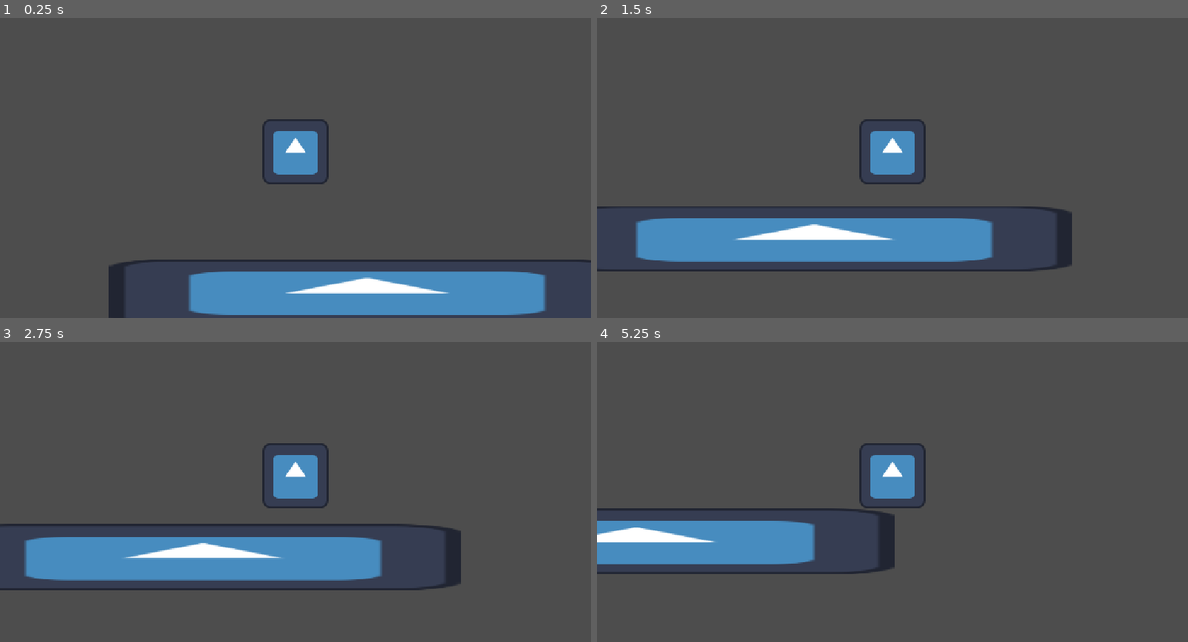
Above: before the commit, frames 1-4 (two rows, left to right).
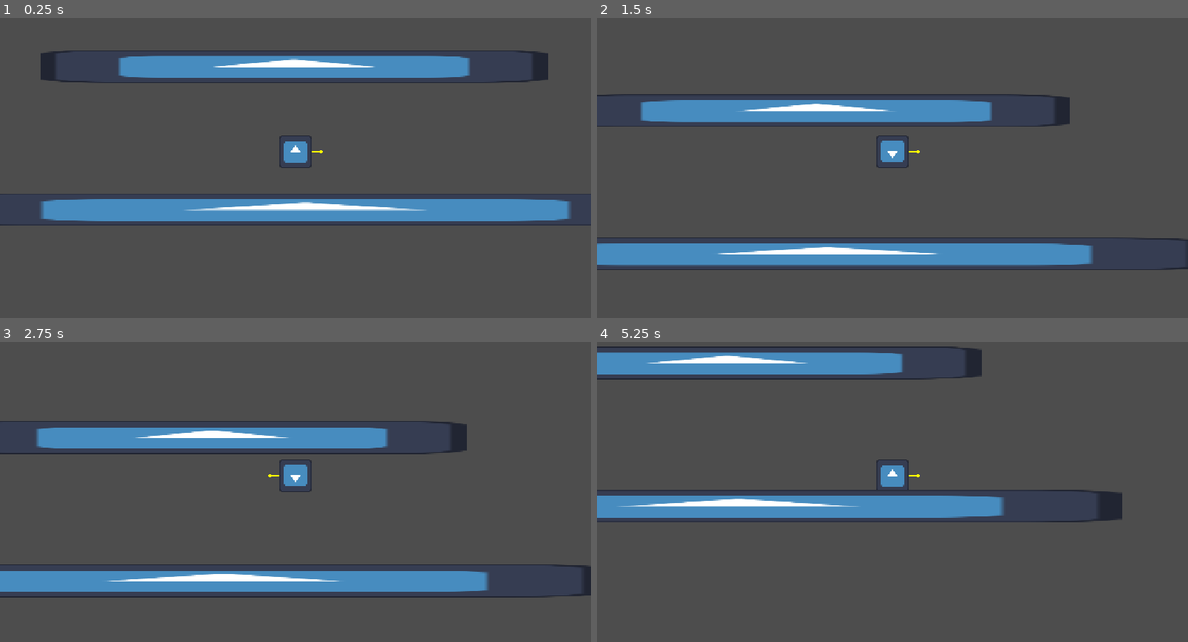
Above: after the commit, the same moments.

Repository: Astein111/Gamedev
Game: Godot game, scene res://scenes/main.tscn
Two runs of this game, one before a commit and one after it. Both use one fixed random seed, a clock stepped at 60 frames per second and the inputs below. The engine's default icon, where the game draws it, is replaced by a stand-in: a white triangle on a blue panel in a dark square.
Inputs:
- Up to frame 1 (0.25 s): no input
- Up to frame 2 (1.5 s): hold D (Right) from 0.53 s (still down); tap E (GravitySwitch, bound only after the commit) at 0.6 s; tap Space (Jump) at 0.77, 0.8, 1.07, 1.35 s
- Up to frame 3 (2.75 s): tap Space (Jump) at 1.52, 1.82, 2.3 s; tap E (GravitySwitch, bound only after the commit) at 1.55, 2.1 s; release D (Right) at 2.03 s; hold A (Left) from 2.03 s (still down)
- Up to frame 4 (5.25 s): release A (Left) at 2.78 s; hold D (Right) 2.78-4.28 s; tap E (GravitySwitch, bound only after the commit) at 2.85, 4.35, 5.1 s; tap Space (Jump) at 3.02, 3.32, 3.6, 3.77, 4.07, 4.52, 4.82 s; tap R (Restart, bound only after the commit) at 4.15 s; hold A (Left) 4.28-5.03 s; hold D (Right) from 5.03 s (still down)

The runs differ from the first frame. In frame 1, 24% of the frame differs, in the area x 0-100%, y 10-100%; in frame 2, 16%; in frame 3, 19%; in frame 4, 18%.

Commit message:
gravity switch

Diff:
--- a/gamedev-jam/project.godot
+++ b/gamedev-jam/project.godot
@@ -37,6 +37,36 @@
 "events": [Object(InputEventKey,"resource_local_to_scene":false,"resource_name":"","device":16,"window_id":0,"alt_press …(190 unchanged characters)…
 ]
 }
+Up={
+"deadzone": 0.2,
+"events": [Object(InputEventKey,"resource_local_to_scene":false,"resource_name":"","device":-1,"window_id":0,"alt_pressed":false,"shift_pressed":false,"ctrl_pressed":false,"meta_pressed":false,"pressed":false,"keycode":0,"physical_keycode":87,"key_label":0,"unicode":119,"location":0,"echo":false,"script":null)
+]
+}
+Down={
+"deadzone": 0.2,
+"events": [Object(InputEventKey,"resource_local_to_scene":false,"resource_name":"","device":-1,"window_id":0,"alt_pressed":false,"shift_pressed":false,"ctrl_pressed":false,"meta_pressed":false,"pressed":false,"keycode":0,"physical_keycode":83,"key_label":0,"unicode":115,"location":0,"echo":false,"script":null)
+]
+}
+Launch={
+"deadzone": 0.2,
+"events": [Object(InputEventMouseButton,"resource_local_to_scene":false,"resource_name":"","device":-1,"window_id":0,"alt_pressed":false,"shift_pressed":false,"ctrl_pressed":false,"meta_pressed":false,"button_mask":0,"position":Vector2(0, 0),"global_position":Vector2(0, 0),"factor":1.0,"button_index":1,"canceled":false,"pressed":false,"double_click":false,"script":null)
+]
+}
+Stall={
+"deadzone": 0.2,
+"events": [Object(InputEventMouseButton,"resource_local_to_scene":false,"resource_name":"","device":-1,"window_id":0,"alt_pressed":false,"shift_pressed":false,"ctrl_pressed":false,"meta_pressed":false,"button_mask":0,"position":Vector2(0, 0),"global_position":Vector2(0, 0),"factor":1.0,"button_index":2,"canceled":false,"pressed":false,"double_click":false,"script":null)
+]
+}
+GravitySwitch={
+"deadzone": 0.2,
+"events": [Object(InputEventKey,"resource_local_to_scene":false,"resource_name":"","device":-1,"window_id":0,"alt_pressed":false,"shift_pressed":false,"ctrl_pressed":false,"meta_pressed":false,"pressed":false,"keycode":0,"physical_keycode":69,"key_label":0,"unicode":101,"location":0,"echo":false,"script":null)
+]
+}
+Restart={
+"deadzone": 0.2,
+"events": [Object(InputEventKey,"resource_local_to_scene":false,"resource_name":"","device":-1,"window_id":0,"alt_pressed":false,"shift_pressed":false,"ctrl_pressed":false,"meta_pressed":false,"pressed":false,"keycode":0,"physical_keycode":82,"key_label":0,"unicode":114,"location":0,"echo":false,"script":null)
+]
+}
 
 [physics]
 
--- a/gamedev-jam/scenes/chatrachter.tscn
+++ b/gamedev-jam/scenes/chatrachter.tscn
@@ -9,13 +9,14 @@
 [node name="Node2D" type="Node2D" unique_id=1483076249]
 
 [node name="CharacterBody2D" type="CharacterBody2D" parent="." unique_id=1233542770]
+script = ExtResource("2_tu6s8")
 
 [node name="CollisionShape2D" type="CollisionShape2D" parent="CharacterBody2D" unique_id=1560775260]
 position = Vector2(-0.5, -1)
 shape = SubResource("RectangleShape2D_3bwsy")
-script = ExtResource("2_tu6s8")
 
 [node name="Sprite2D" type="Sprite2D" parent="CharacterBody2D" unique_id=1348711728]
 texture = ExtResource("1_tu6s8")
 
-[node name="Camera2D" type="Camera2D" parent="CharacterBody2D" unique_id=546996306]
+[node name="Camera2D" type="Camera2D" parent="CharacterBody2D/Sprite2D" unique_id=546996306]
+zoom = Vector2(0.5, 0.5)
--- a/gamedev-jam/scenes/main.tscn
+++ b/gamedev-jam/scenes/main.tscn
@@ -3,19 +3,35 @@
 [ext_resource type="PackedScene" uid="uid://bbwqmhrqqunco" path="res://scenes/chatrachter.tscn" id="1_o5qli"]
 [ext_resource type="Texture2D" uid="uid://bj5hxch8vnoux" path="res://icon.svg" id="2_0wfyh"]
 
-[sub_resource type="WorldBoundaryShape2D" id="WorldBoundaryShape2D_800mr"]
+[sub_resource type="WorldBoundaryShape2D" id="WorldBoundaryShape2D_vyyxv"]
+distance = 294.0
+
+[sub_resource type="RectangleShape2D" id="RectangleShape2D_0wfyh"]
+size = Vector2(1983, 167)
 
 [node name="Node2D" type="Node2D" unique_id=2067744588]
 
 [node name="MC" parent="." unique_id=1588685913 instance=ExtResource("1_o5qli")]
-position = Vector2(-1, -238)
+position = Vector2(-36, -494)
 
-[node name="CharacterBody2D" type="CharacterBody2D" parent="." unique_id=815485317]
+[node name="CharacterBody2D2" type="CharacterBody2D" parent="." unique_id=1130909855]
 
-[node name="CollisionShape2D" type="CollisionShape2D" parent="CharacterBody2D" unique_id=1835949916]
-shape = SubResource("WorldBoundaryShape2D_800mr")
+[node name="CollisionShape2D2" type="CollisionShape2D" parent="CharacterBody2D2" unique_id=343589660]
+shape = SubResource("WorldBoundaryShape2D_vyyxv")
 
-[node name="Sprite2D" type="Sprite2D" parent="CharacterBody2D" unique_id=52055008]
-position = Vector2(138.5, 69)
-scale = Vector2(7.8671875, 1)
+[node name="Sprite2D" type="Sprite2D" parent="CharacterBody2D2/CollisionShape2D2" unique_id=857710399]
+position = Vector2(3, -235)
+scale = Vector2(23.343752, 1)
 texture = ExtResource("2_0wfyh")
+
+[node name="CharacterBody2D" type="CharacterBody2D" parent="CharacterBody2D2" unique_id=407757628]
+position = Vector2(-458, -213)
+
+[node name="CollisionShape2D" type="CollisionShape2D" parent="CharacterBody2D2/CharacterBody2D" unique_id=802455166]
+position = Vector2(420, -607)
+shape = SubResource("RectangleShape2D_0wfyh")
+
+[node name="Sprite2D" type="Sprite2D" parent="CharacterBody2D2/CharacterBody2D/CollisionShape2D" unique_id=134226631]
+position = Vector2(-3.5, 26.5)
+scale = Vector2(15.484375, 1)
+texture = ExtResource("2_0wfyh")
--- a/gamedev-jam/scripts/move.gd
+++ b/gamedev-jam/scripts/move.gd
@@ -1,4 +1,6 @@
-extends CollisionShape2D
+extends CharacterBody2D
+
+signal gravity_switched(new_gravity_dir: float)
 
 @export var start_speed: float = 160.0
 @export var max_speed: float = 400.0
@@ -8,41 +10,125 @@
 @export var gravity: float = 1000.0
 @export_range(0.1, 1.0) var jump_cut: float = 0.4
 
-@onready var body: CharacterBody2D = get_parent() as CharacterBody2D
+@export var restart_hold_time: float = 1.0
+@export var max_teleport_distance: float = 3000.0
+@export var show_aim_line: bool = true
 
+@onready var sprite: Sprite2D = get_node_or_null("Sprite2D") as Sprite2D
 
-func _ready() -> void:
-	if body == null:
-		push_warning("CollisionShape2D must be a child of a CharacterBody2D for movement to work.")
+var facing_dir: float = 1.0
+var gravity_dir: float = 1.0 # 1.0 = normal (down), -1.0 = inverted (ceiling)
+var aim_dir: Vector2 = Vector2.RIGHT
+var _restart_timer: float = 0.0
 
 
 func _physics_process(delta: float) -> void:
-	if body == null:
+	if _handle_restart(delta):
 		return
 
-	# Apply gravity
-	if not body.is_on_floor():
-		body.velocity.y += gravity * delta
+	# Gravity switch + parallel teleport to ceiling/floor
+	if InputMap.has_action("GravitySwitch") and Input.is_action_just_pressed("GravitySwitch"):
+		_switch_gravity()
 
-	# Start jump
-	if Input.is_action_just_pressed("Jump") and body.is_on_floor():
-		body.velocity.y = jump_velocity
+	# Apply gravity in current direction
+	if not is_on_floor():
+		velocity.y += gravity * gravity_dir * delta
 
-	# Cut jump short if Jump is released while still moving up
-	if Input.is_action_just_released("Jump") and body.velocity.y < 0.0:
-		body.velocity.y *= jump_cut
+	# Start jump away from current floor/ceiling
+	if Input.is_action_just_pressed("Jump") and is_on_floor():
+		velocity.y = jump_velocity * gravity_dir
+
+	# Cut jump short if Jump is released early
+	if Input.is_action_just_released("Jump") and (velocity.y * gravity_dir) < 0.0:
+		velocity.y *= jump_cut
 
 	# Start at start_speed and reach max_speed in time_to_max_speed seconds
 	var direction: float = Input.get_axis("Left", "Right")
 	if direction != 0.0:
+		facing_dir = signf(direction)
+		if sprite:
+			sprite.flip_h = (facing_dir < 0.0)
+
 		var effective_start: float = clampf(start_speed, 0.0, max_speed)
 		var target_start: float = direction * effective_start
-		if signf(body.velocity.x) != signf(direction) or absf(body.velocity.x) < absf(target_start):
-			body.velocity.x = target_start
+		if signf(velocity.x) != signf(direction) or absf(velocity.x) < absf(target_start):
+			velocity.x = target_start
 
 		var accel: float = (max_speed - effective_start) / maxf(time_to_max_speed, 0.001)
-		body.velocity.x = move_toward(body.velocity.x, direction * max_speed, accel * delta)
+		velocity.x = move_toward(velocity.x, direction * max_speed, accel * delta)
 	else:
-		body.velocity.x = 0.0
+		velocity.x = 0.0
 
-	body.move_and_slide()
+	aim_dir = _get_aim_direction()
+	queue_redraw()
+	move_and_slide()
+
+
+func _handle_restart(delta: float) -> bool:
+	if InputMap.has_action("Restart") and Input.is_action_pressed("Restart"):
+		_restart_timer += delta
+		if _restart_timer >= restart_hold_time:
+			get_tree().reload_current_scene()
+			return true
+	else:
+		_restart_timer = 0.0
+	return false
+
+
+func _switch_gravity() -> void:
+	var new_gravity_dir: float = -gravity_dir
+	var space_state: PhysicsDirectSpaceState2D = get_world_2d().direct_space_state
+	var ray_end: Vector2 = global_position + Vector2(0.0, new_gravity_dir * max_teleport_distance)
+
+	var query: PhysicsRayQueryParameters2D = PhysicsRayQueryParameters2D.create(global_position, ray_end)
+	query.collision_mask = collision_mask
+	query.exclude = [get_rid()]
+
+	var hit: Dictionary = space_state.intersect_ray(query)
+	if hit.is_empty():
+		return
+
+	gravity_dir = new_gravity_dir
+	up_direction = Vector2.UP * gravity_dir
+	velocity.y = 0.0
+
+	if sprite:
+		sprite.flip_v = (gravity_dir < 0.0)
+
+	var extent: float = _get_collider_extent_in_dir(gravity_dir)
+	global_position.y = hit.position.y - gravity_dir * (extent + 1.0)
+	gravity_switched.emit(gravity_dir)
+
+
+func _get_collider_extent_in_dir(dir_y: float) -> float:
+	var col_shape: CollisionShape2D = get_node_or_null("CollisionShape2D") as CollisionShape2D
+	if col_shape == null or col_shape.shape == null:
+		return 32.0
+
+	var rect: Rect2 = col_shape.shape.get_rect()
+	var scale_y: float = absf(col_shape.global_scale.y)
+	var offset_y: float = col_shape.position.y * absf(global_scale.y)
+	if dir_y > 0.0:
+		return offset_y + rect.end.y * scale_y
+	return -(offset_y + rect.position.y * scale_y)
+
+
+func _get_aim_direction() -> Vector2:
+	var aim_x: float = Input.get_axis("Left", "Right")
+	var aim_y: float = 0.0
+	if InputMap.has_action("Up") and InputMap.has_action("Down"):
+		aim_y = Input.get_axis("Up", "Down")
+
+	var raw_aim: Vector2 = Vector2(aim_x, aim_y)
+	if raw_aim != Vector2.ZERO:
+		return raw_aim.normalized()
+
+	return Vector2(facing_dir, 0.0)
+
+
+func _draw() -> void:
+	if not show_aim_line:
+		return
+	var end: Vector2 = aim_dir * 100.0
+	draw_line(Vector2.ZERO, end, Color.YELLOW, 3.0)
+	draw_circle(end, 6.0, Color.YELLOW)
